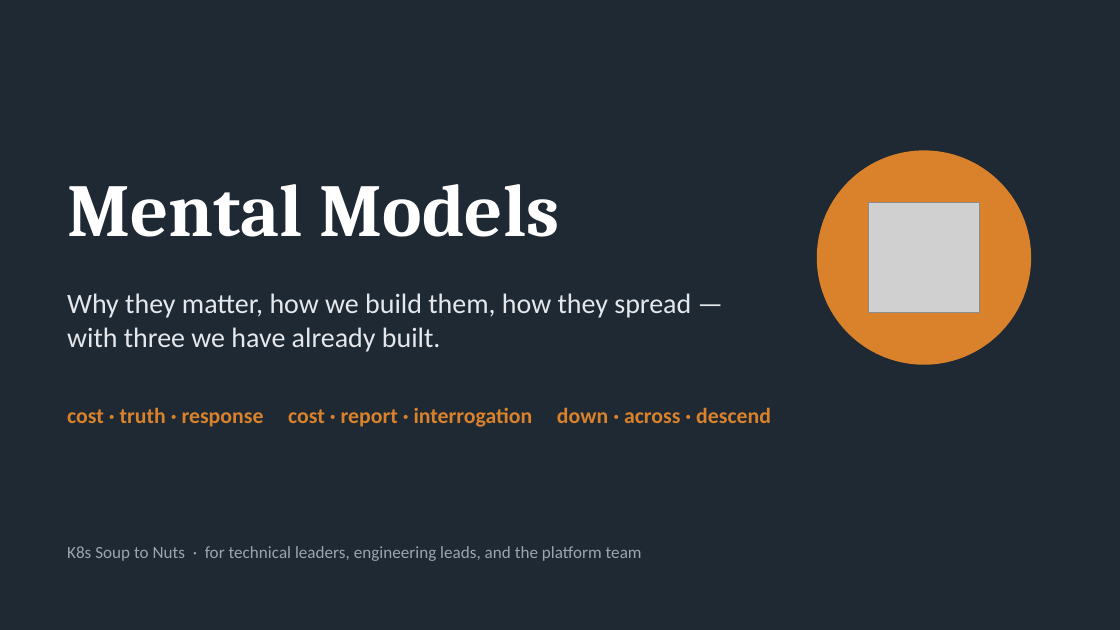
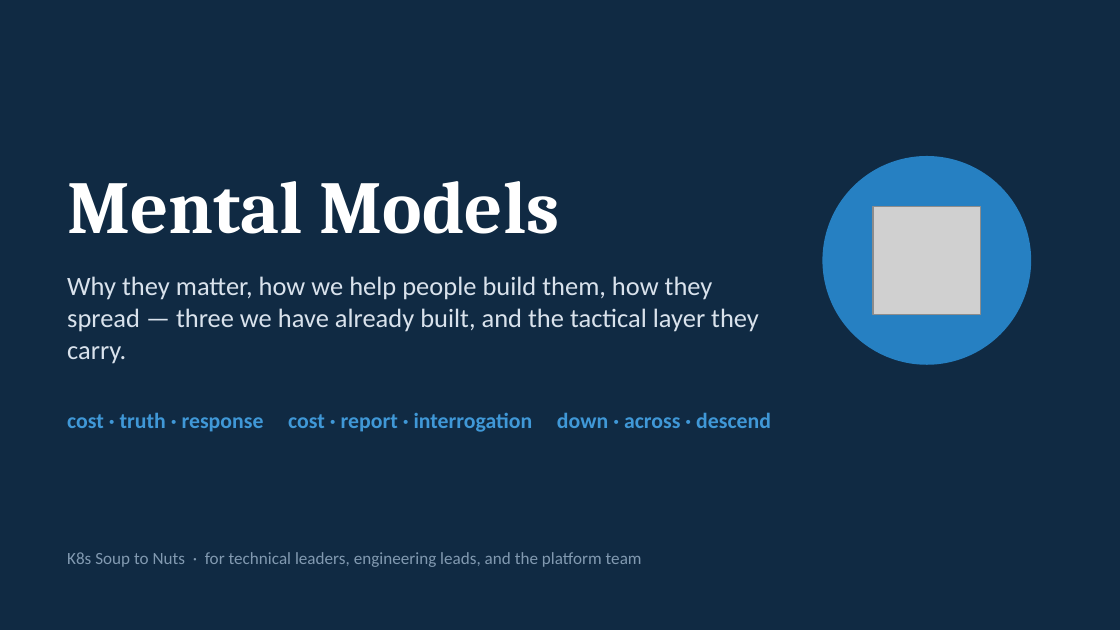
Before and after one commit to jamiegunn/k8s_soup_to_nuts, a slide deck: slide 1 of Claude outputs/mental-models.pptx. Drawn at 1120x630 pixels with LibreOffice and Linux fonts; fonts in the diff are those of the drawing; grey boxes stand for pictures. Boxes give left, top, right and bottom in pixels: in the first picture for what was removed or moved away, otherwise in the second. Text is boxed around its words. In the diff, an @@ line names an element or a change of style, - is before the commit and + after.

```diff
--- a/Claude outputs/mental-models.pptx
+++ b/Claude outputs/mental-models.pptx
@@ background #1F2933 to #102A43 @@
@@ ellipse: place and size @@
-ellipse at [818,151,1030,364]
+ellipse at [823,157,1030,364]
@@ ellipse at [823,157,1030,364]: fill #D9822B to #2680C2; outline #D9822B 1 pt to #2680C2 1 pt @@
@@ text at [67,276,759,364]: text changed; size 18 to 17 pt; text colour #E4E7EB to #D9E2EC @@
-Why they matter, how we build them, how they spread — with three we have already built.
+Why they matter, how we help people build them, how they spread — three we have already built, and the tactical layer they carry.
@@ text "cost · truth · response ..." at [67,412,771,432]: text colour #D9822B to #4098D7 @@
@@ text "K8s Soup to Nuts · ..." at [67,552,642,567]: text colour #9AA5B1 to #829AB1 @@
```
Also in this commit, not shown: 2 other slides changed, 5 slides added, 2 slides removed.
